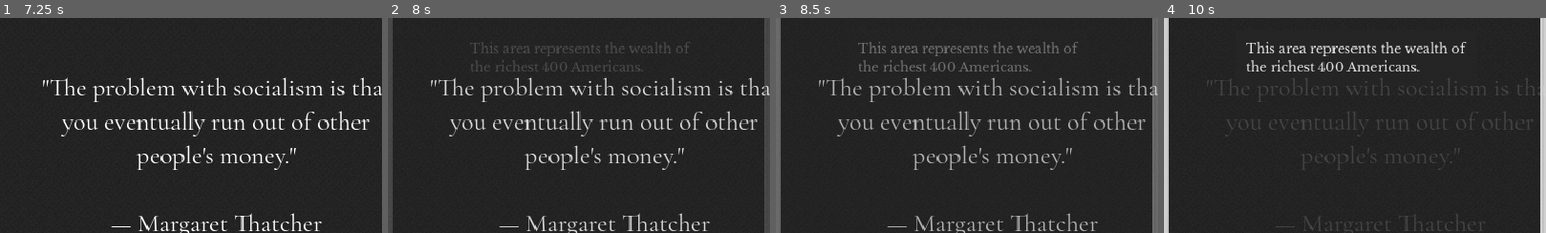
Above: before the commit, frames 1-4 (left to right).
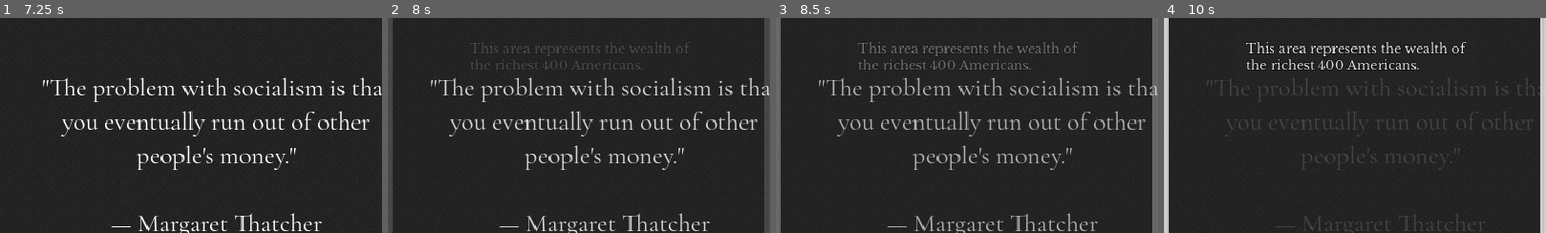
Above: after the commit, the same moments.

Repository: kksgandhi/other-peoples-money
Game: Godot game, scene res://scenes/game.tscn
Two runs of this game, one before a commit and one after it. Both use one fixed random seed, a clock stepped at 60 frames per second and the inputs below.
Inputs (mouse positions are % of the whole screen's width and height, from its top left):
- Up to frame 1 (7.25 s): tap A at 0.5, 3.5, 4.25, 5, 5.75, 6.5 s; move the mouse to (72, 45) at 0.52 s; hold Right (right) 0.53-1.25 s; tap S (rotate) at 0.6, 3.6, 4.35, 5.1, 5.85, 6.6 s; click (72, 45) at 0.67 s; click (83, 29) at 1.27 s; click (3, 95) at 2 s; click (7, 95) at 2.75 s; move the mouse to (30, 55) at 3.52 s; hold Left (left) 3.53-4.28 s; move the mouse to (60, 28) at 4.27 s; hold Right (right) 4.28-5.78 s; move the mouse to (45, 70) at 5.02 s; click (45, 70) at 5.17 s; move the mouse to (80, 65) at 5.77 s; hold Left (left) from 5.78 s (still down); move the mouse to (20, 35) at 6.52 s
- Up to frame 2 (8 s): keep holding Left (left); move the mouse to (55, 50) at 7.27 s; tap S (rotate) at 7.35 s; click (55, 50) at 7.42 s
- Up to frame 3 (8.5 s): move the mouse to (35, 25) at 8.02 s; release Left (left) at 8.03 s; hold Right (right) from 8.03 s (still down); tap S (rotate) at 8.1 s
- Up to frame 4 (10 s): keep holding Right (right); move the mouse to (72, 45) at 8.77 s; tap S (rotate) at 8.85, 9.6 s; move the mouse to (30, 55) at 9.52 s; click (30, 55) at 9.67 s
The pictures show only the part of the screen within x 22-72%, y 0-50%; the shares and areas given below are measured in that part.

Frame 1 is identical in both runs. In frame 2, 0.4% of the frame differs, in the area x 21-67%, y 19-25%; in frame 3, 0.7%; in frame 4, 1.2%, in the area x 21-79%, y 11-25%.

Commit message:
fix hide_reflection_text, adjustments to text

Diff:
--- a/game/assets/themes/MainAreaTextPanel.tres
+++ b/game/assets/themes/MainAreaTextPanel.tres
@@ -1,7 +1,7 @@
 [gd_resource type="StyleBoxFlat" format=3 uid="uid://7qk403g4khii"]
 
 [resource]
-bg_color = Color(0.145098, 0.145098, 0.145098, 0.882353)
+bg_color = Color(0.145098, 0.145098, 0.145098, 0.639216)
 corner_radius_top_left = 5
 corner_radius_top_right = 5
 corner_radius_bottom_right = 5
--- a/game/assets/themes/default.tres
+++ b/game/assets/themes/default.tres
@@ -41,3 +41,5 @@
 MarginContainer/constants/margin_right = 15
 MarginContainer/constants/margin_top = 15
 Panel/styles/panel = SubResource("StyleBoxFlat_xrxmy")
+RichTextLabel/colors/font_outline_color = Color(0, 0, 0, 1)
+RichTextLabel/constants/outline_size = 5
--- a/game/scenes/UI/fade_in_label.gd
+++ b/game/scenes/UI/fade_in_label.gd
@@ -6,13 +6,18 @@
 @onready var container:PanelContainer = (%Container as PanelContainer)
 @onready var animation_player:AnimationPlayer = (%AnimationPlayer as AnimationPlayer)
 @export var is_reflective_text := false
+@export var non_reflective_override_text := ""
 
 func _ready() -> void:
   container.visible = false
 
 func _on_visible_on_screen_notifier_2d_screen_entered() -> void:
   if has_triggered: return
-  if is_reflective_text and Globals.hide_reflection_text: return
+  if non_reflective_override_text and Globals.hide_reflection_text:
+    label.text = non_reflective_override_text
+  if (is_reflective_text
+    and Globals.hide_reflection_text
+    and not non_reflective_override_text): return
 
   container.visible = true
   animation_player.play("fade_in")
--- a/game/scenes/UI/fade_in_label.tscn
+++ b/game/scenes/UI/fade_in_label.tscn
@@ -89,6 +89,7 @@
 offset_right = 40.0
 offset_bottom = 40.0
 mouse_filter = 2
+theme = ExtResource("2_ngfi7")
 theme_override_styles/panel = ExtResource("2_52ui4")
 
 [node name="MarginContainer" type="MarginContainer" parent="Container"]
--- a/game/scenes/game.tscn
+++ b/game/scenes/game.tscn
@@ -371,6 +371,7 @@
 offset_right = 901.0
 offset_bottom = 126.0
 mouse_filter = 2
+theme = ExtResource("10_ot3g2")
 theme_override_styles/panel = ExtResource("6_nb2vu")
 
 [node name="MarginContainer" type="MarginContainer" parent="Sidebar/ThisAreaRepresents"]
@@ -381,10 +382,8 @@
 theme_override_constants/margin_right = 20
 theme_override_constants/margin_bottom = 20
 
-[node name="this_area_represents" type="Label" parent="Sidebar/ThisAreaRepresents/MarginContainer"]
-unique_name_in_owner = true
+[node name="RichTextLabel" type="RichTextLabel" parent="Sidebar/ThisAreaRepresents/MarginContainer"]
 layout_mode = 2
-theme = ExtResource("10_ot3g2")
 text = "This area represents the wealth of
 the richest 400 Americans."
 
@@ -393,6 +392,7 @@
 offset_top = -139.0
 offset_right = 391.0
 offset_bottom = -139.0
+non_reflective_override_text = "Yes, this whole area. The wealth of just 400."
 
 [node name="Container" parent="Sidebar/YesThisWholeArea" index="2"]
 offset_right = 597.0
@@ -485,6 +485,7 @@
 offset_top = -344.0
 offset_right = 392.0
 offset_bottom = -344.0
+is_reflective_text = true
 
 [node name="Container" parent="Sidebar/Profit" index="2"]
 offset_right = 581.0
@@ -499,12 +500,13 @@
 offset_top = -864.0
 offset_right = 406.0
 offset_bottom = -864.0
+is_reflective_text = true
 
 [node name="Container" parent="Sidebar/BuyingACompany" index="2"]
 offset_left = -30.0
 offset_top = -38.0
 offset_right = 557.0
-offset_bottom = 151.0
+offset_bottom = 168.0
 
 [node name="Label" parent="Sidebar/BuyingACompany/Container/MarginContainer" index="0"]
 text = "Instead, wealth is increasingly inherited.
@@ -512,16 +514,17 @@
 If someone inherits wealth, buys a company, and contributes nothing to its founding or operation, do they deserve its profits?"
 
 [node name="SocialMobility" parent="Sidebar" instance=ExtResource("13_h02hp")]
-offset_left = 408.0
+offset_left = 392.0
 offset_top = -552.0
-offset_right = 408.0
+offset_right = 392.0
 offset_bottom = -552.0
+is_reflective_text = true
 
 [node name="Container" parent="Sidebar/SocialMobility" index="2"]
-offset_left = -26.0
+offset_left = -47.0
 offset_top = -56.0
-offset_right = 541.0
-offset_bottom = 130.0
+offset_right = 596.0
+offset_bottom = 137.0
 
 [node name="Label" parent="Sidebar/SocialMobility/Container/MarginContainer" index="0"]
 bbcode_enabled = true
@@ -534,12 +537,13 @@
 offset_top = -1105.0
 offset_right = 416.0
 offset_bottom = -1105.0
+is_reflective_text = true
 
 [node name="Container" parent="Sidebar/ItsHowItWorks" index="2"]
-offset_left = -26.0
+offset_left = -50.0
 offset_top = -56.0
-offset_right = 541.0
-offset_bottom = 130.0
+offset_right = 557.0
+offset_bottom = 167.0
 
 [node name="Label" parent="Sidebar/ItsHowItWorks/Container/MarginContainer" index="0"]
 bbcode_enabled = true
@@ -553,11 +557,12 @@
 offset_top = -1401.0
 offset_right = 432.0
 offset_bottom = -1401.0
+is_reflective_text = true
 
 [node name="Container" parent="Sidebar/Priorities" index="2"]
-offset_left = -26.0
-offset_top = 3.0
-offset_right = 449.0
+offset_left = -56.0
+offset_top = -20.0
+offset_right = 541.0
 offset_bottom = 189.0
 
 [node name="Label" parent="Sidebar/Priorities/Container/MarginContainer" index="0"]
Not shown, changed: notes.md
